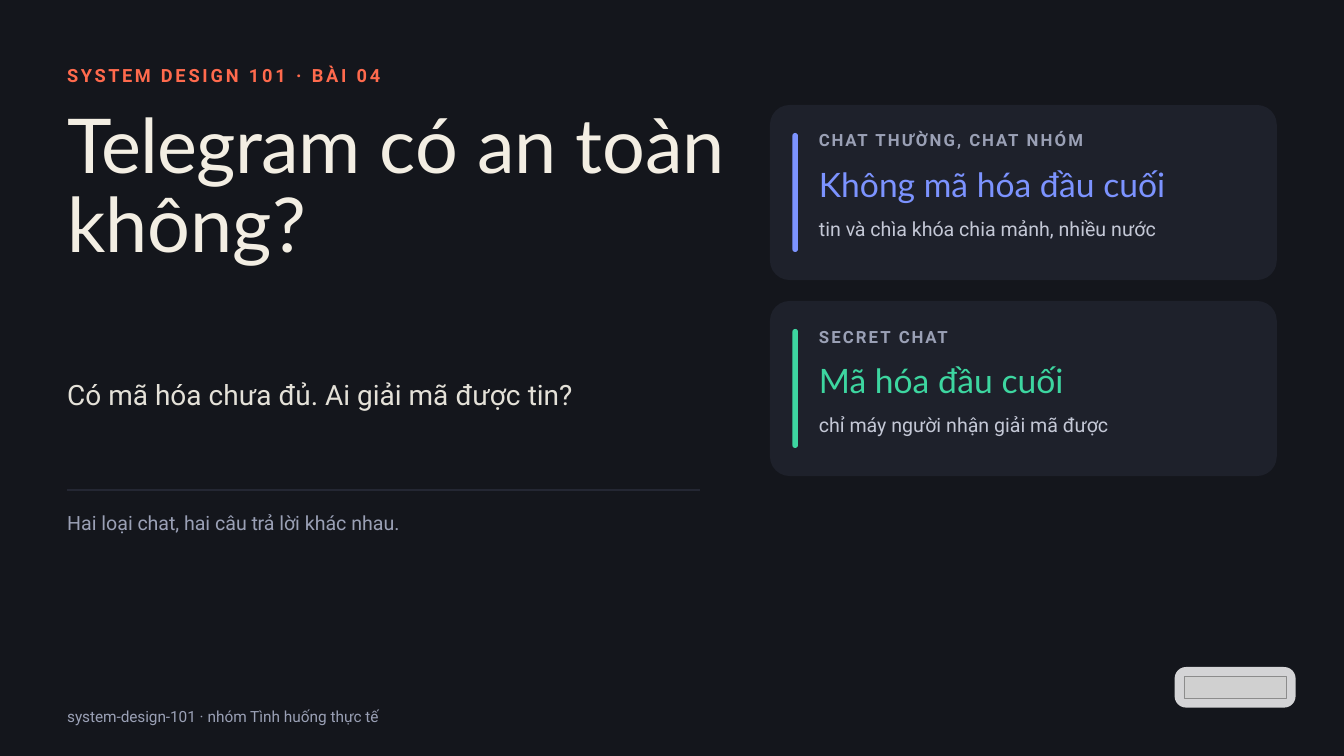
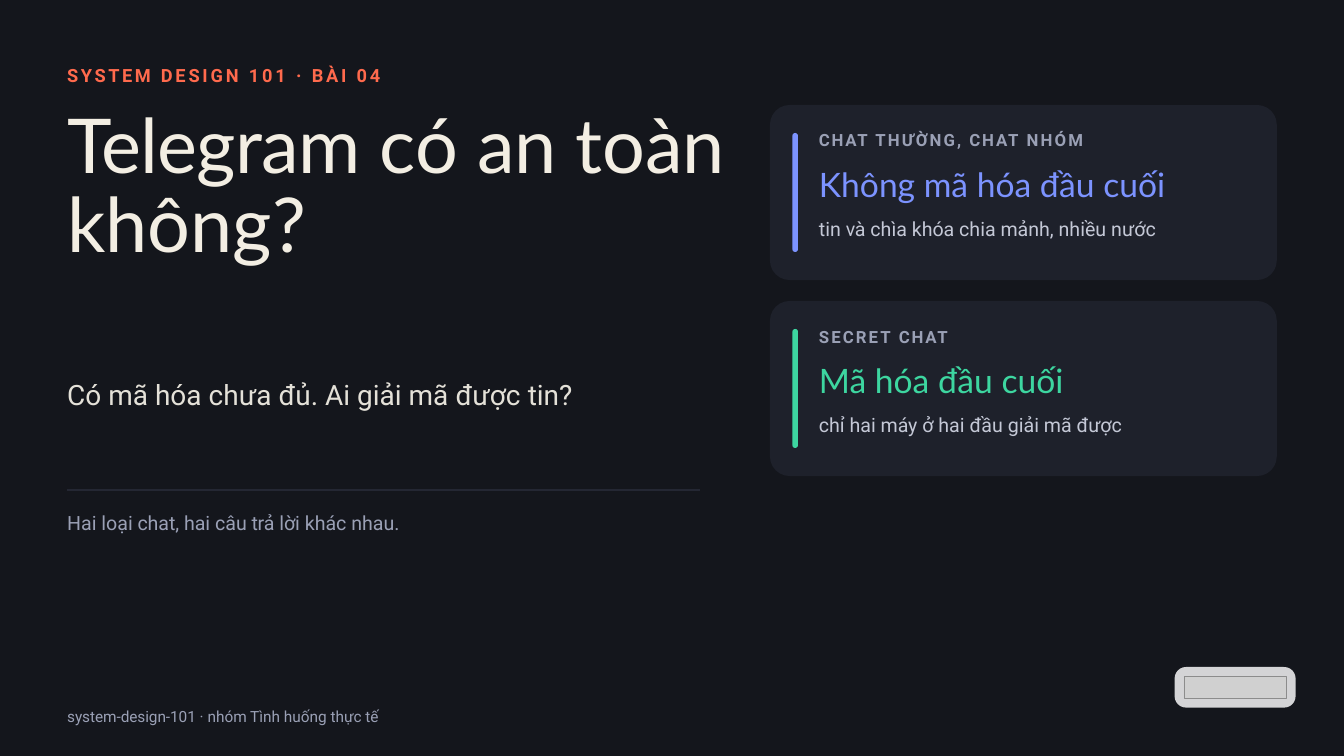
Before and after one commit to vohoailinh90/tool-marketing-studio, a slide deck: slide 1 of system-design-101/vi/lessons/sd-02-004/slides/sd-02-004.pptx. Drawn at 1344x756 pixels with LibreOffice and Linux fonts; fonts in the diff are those of the drawing; grey boxes stand for pictures. Boxes give left, top, right and bottom in pixels: in the first picture for what was removed or moved away, otherwise in the second. Text is boxed around its words. In the diff, an @@ line names an element or a change of style, - is before the commit and + after.

```diff
--- a/system-design-101/vi/lessons/sd-02-004/slides/sd-02-004.pptx
+++ b/system-design-101/vi/lessons/sd-02-004/slides/sd-02-004.pptx
@@ text at bbox=[819, 416, 1122, 436]: text changed @@
-chỉ máy người nhận giải mã được
+chỉ hai máy ở hai đầu giải mã được
```
Also in this commit, not shown: 3 other slides changed, 3 other files.
